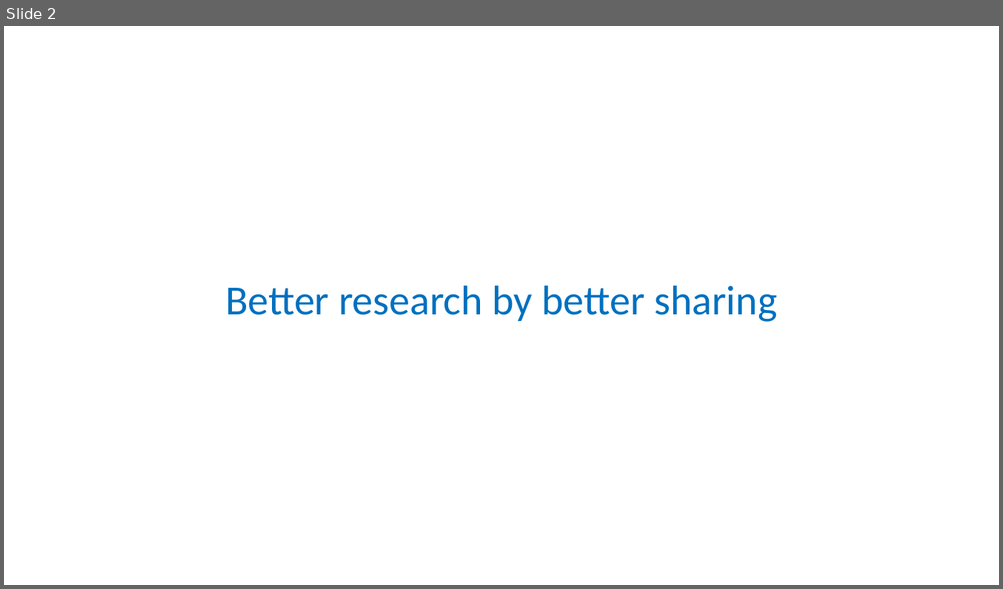
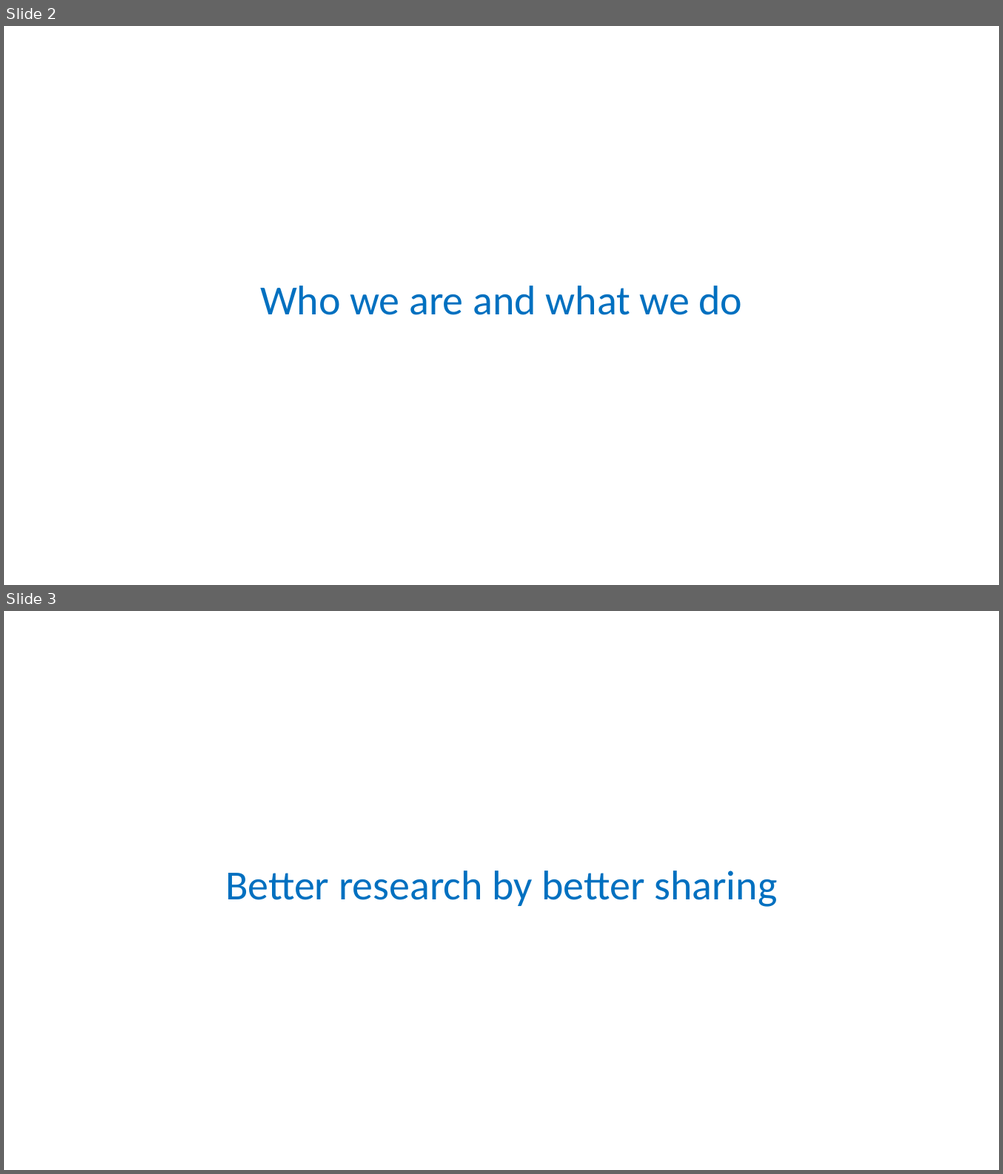
Before and after one commit to tobyhodges/probable-enigma, a slide deck: instructors/01_Why_are_we_here.pptx. Shown one above the other, each under a label of ours: slide 2 before the commit, slides 2 and 3 after it. The pictures are 1003x589 and 1003x1174 pixels, drawn with LibreOffice and Linux fonts; fonts in the diff are those of the drawing; background and template pictures are left out. Boxes give left, top, right and bottom in pixels: in the first picture for what was removed or moved away, otherwise in the second. Text is boxed around its words. In the diff, an @@ line names an element or a change of style, - is before the commit and + after.

```diff
--- a/instructors/01_Why_are_we_here.pptx
+++ b/instructors/01_Why_are_we_here.pptx
@@ slide 2 added at (4, 26, 999, 585), background #FFFFFF @@
@@ text added at (260, 286, 743, 315), 40 pt, text #0070C0 @@
+Who we are and what we do
@@ what was slide 2 is now slide 3 @@
```
Also in this commit, not shown: 2 slides changed, 17 other slides added, 1 slide removed, 1 other file.
